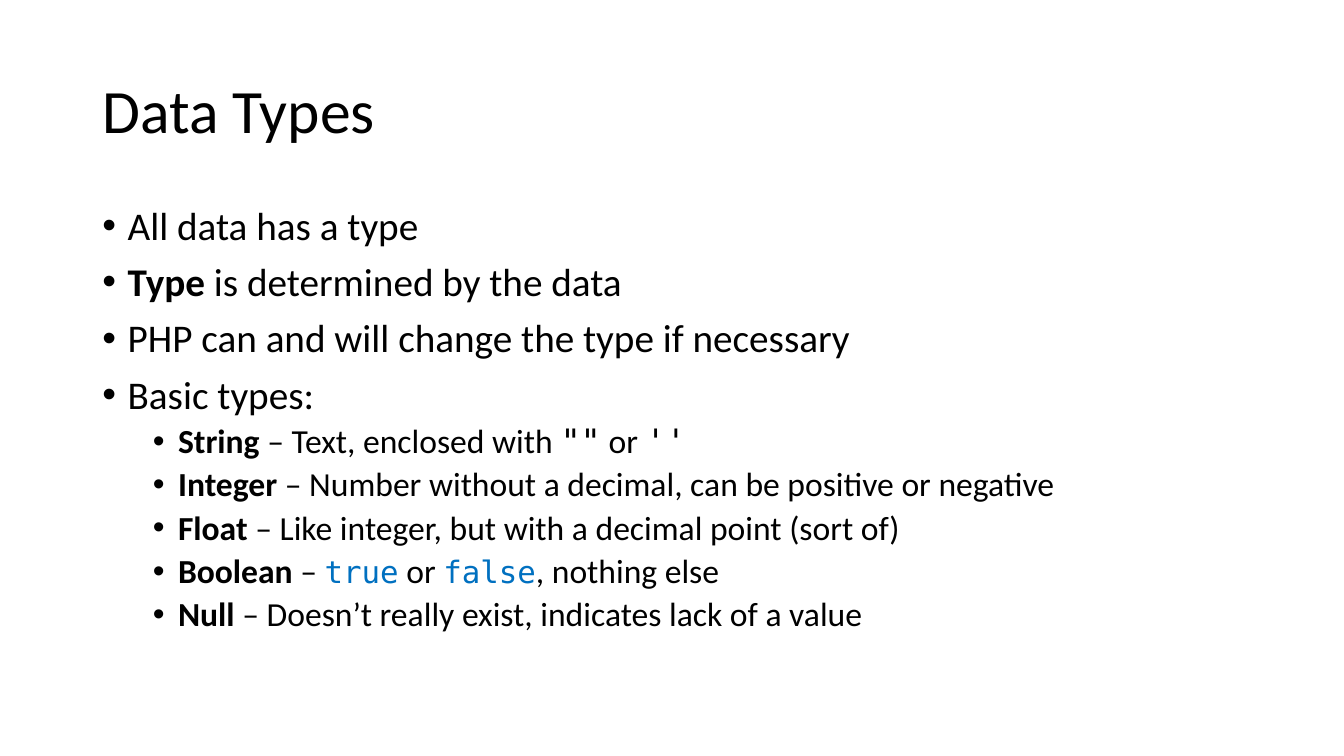
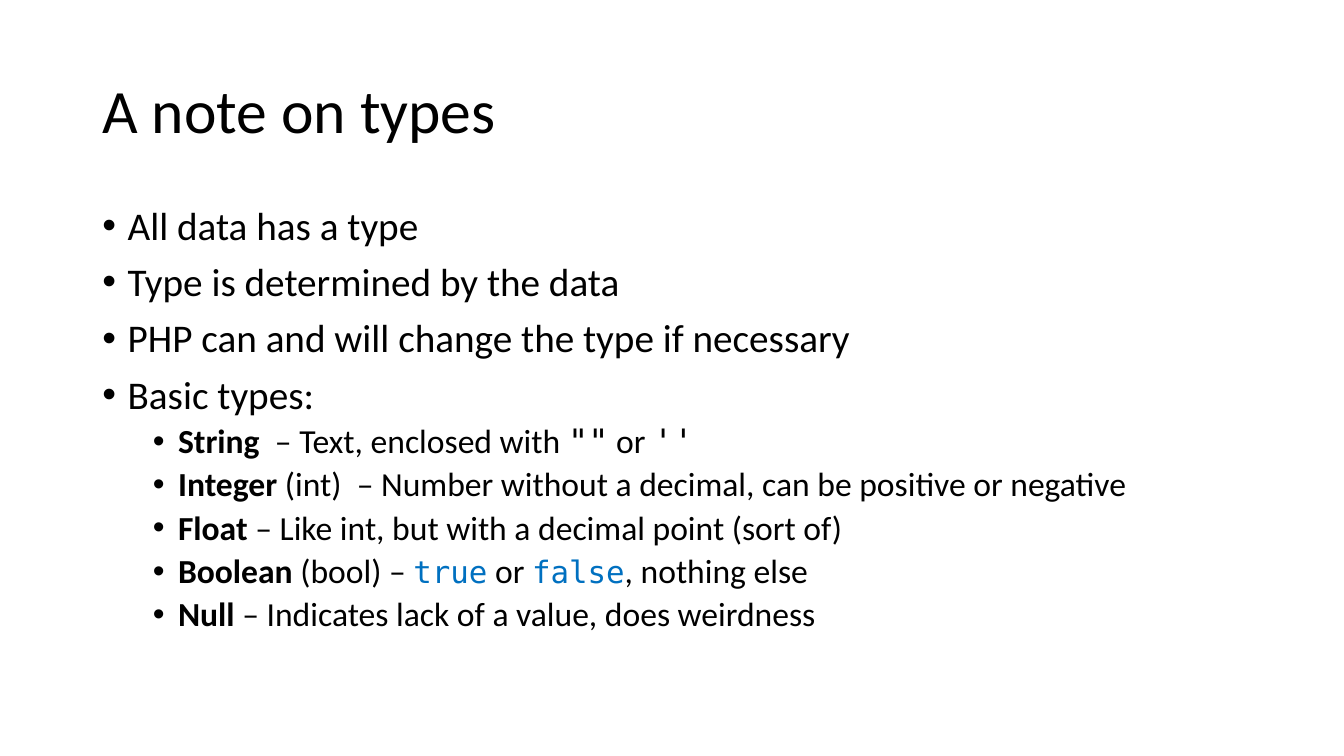
Before and after one commit to PHPEmbark/curriculum, a slide deck: slide 3 of course/1 - Basic Programming/Basic Programming.pptx. Drawn at 1344x756 pixels with LibreOffice and Linux fonts; fonts in the diff are those of the drawing. Boxes give left, top, right and bottom in pixels: in the first picture for what was removed or moved away, otherwise in the second. Text is boxed around its words. In the diff, an @@ line names an element or a change of style, - is before the commit and + after.

Commit message:
Finished PowerPoint
All 8 lessons, intro, conclusion, and examples finalized

```diff
--- a/course/1 - Basic Programming/Basic Programming.pptx
+++ b/course/1 - Basic Programming/Basic Programming.pptx
@@ title at <box>102,93,496,143</box>: text changed @@
-Data Types
+A note on types
@@ text at <box>128,268,619,303</box>: bold off in "Type" @@
@@ text at <box>178,471,1126,630</box>: text changed @@
-  • Integer – Number without a decimal, can be positive or negative
-  • Float – Like integer, but with a decimal point (sort of)
-  • Boolean – true or false, nothing else
-  • Null – Doesn’t really exist, indicates lack of a value
+  • Integer (int) – Number without a decimal, can be positive or negative
+  • Float – Like int, but with a decimal point (sort of)
+  • Boolean (bool) – true or false, nothing else
+  • Null – Indicates lack of a value, does weirdness
```
Also in this commit, not shown: 29 other slides changed, 17 slides added.
